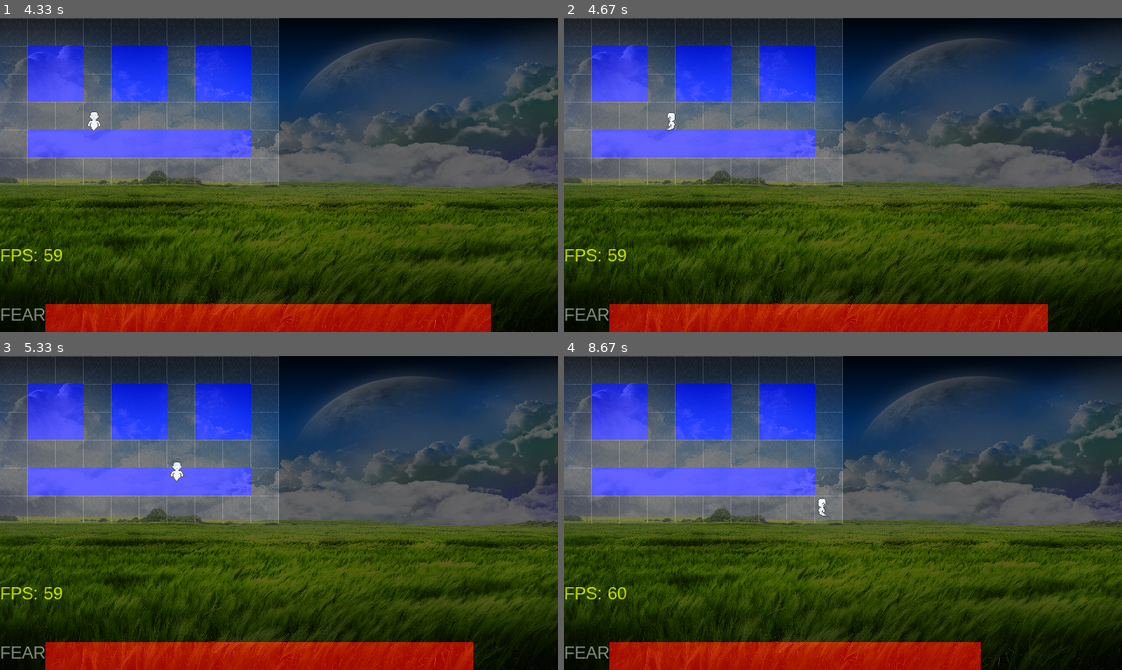
Above: before the commit, frames 1-4 (two rows, left to right).
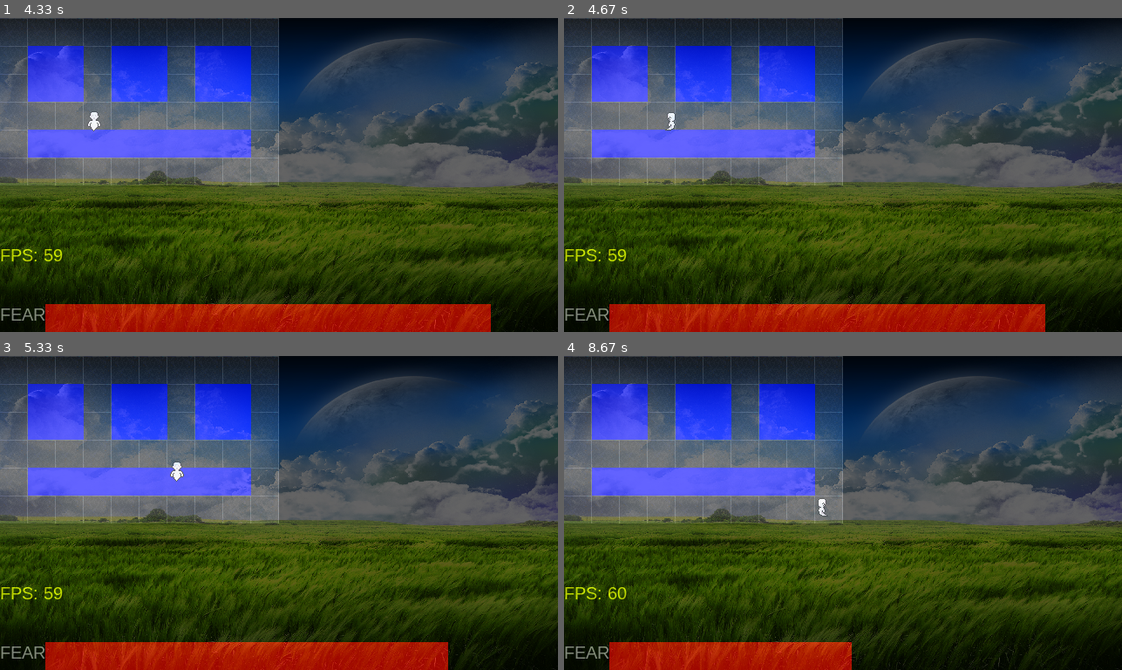
Above: after the commit, the same moments.

Repository: DiscoBizzle/Ghost-Simulator
Game: pygame game, started from ghost-simulator.py
The game is run twice, just before and just after one commit, with the same random seed, the same clock (stepped at 60 frames per second) and the same inputs. The source is Python 2; it was converted automatically to run under Python 3.
Inputs (mouse positions are in pixels of both pictures, inside the frame that each line leads up to):
- Up to frame 1 (4.33 s): right-click (256, 187) at 0.38 s; hold Right 0.67-1.13 s; click (106, 127) at 2.22 s; click (133, 58) at 4.28 s
- Up to frame 2 (4.67 s): hold Right from 4.57 s (still down)
- Up to frame 3 (5.33 s): release Right at 5.2 s; hold Down from 5.23 s (still down)
- Up to frame 4 (8.67 s): release Down at 5.6 s; hold Left 5.63-6.1 s; hold Right 6.13-6.6 s; hold Up 6.63-6.93 s; hold Right 6.97-7.43 s; hold Left 7.47-8 s; hold Down 8.03-8.33 s; hold Left from 8.37 s (still down)

Frame 1 is identical in both runs. In frame 2, less than 0.1% of the frame differs, in the area x 86-87%, y 91-100%; in frame 3, 0.4%; in frame 4, 2.1%, in the area x 51-75%, y 91-100%.

Commit message:
Increase FEAR_PER_STEP

Diff:
--- a/gslib/constants.py
+++ b/gslib/constants.py
@@ -31,7 +31,7 @@
 
 MAX_FEAR = 25000
 START_FEAR = 20000
-FEAR_PER_STEP = 5
+FEAR_PER_STEP = 15
 FEAR_PER_TICK = 30
 
 MUSIC_DIR = "music"
